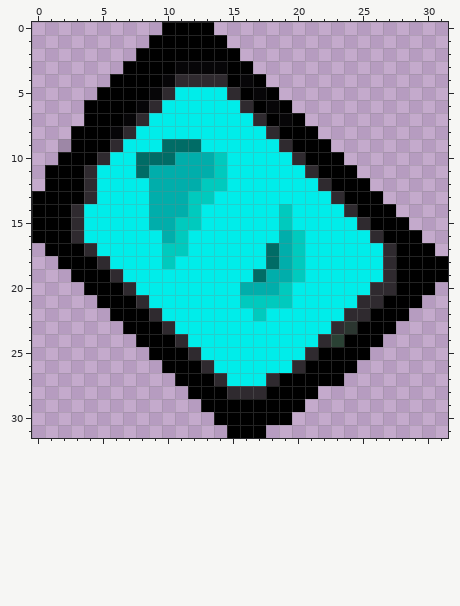
Two states of a pixel-art sprite, Items/KilobyteShard.png. The first picture shows the starting point.
The file is 32x32 pixels. Pixels under 10% opacity are left out. Colours within 5 levels of each other are drawn and written as one.
Once edited:
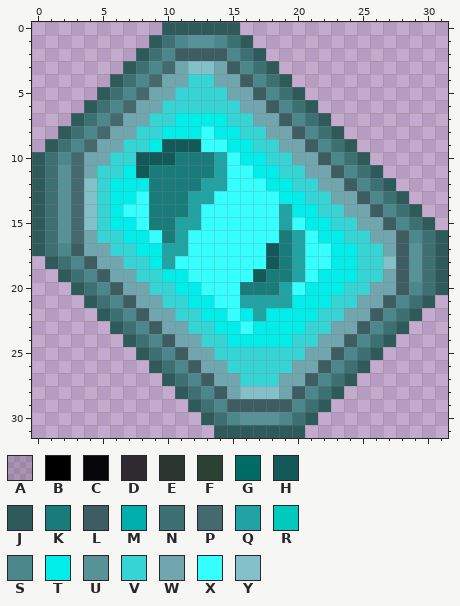
Palette (. is transparent): A #00000023  B #000000  C #070608  D #2f2a2f  E #2b3630  F #2a4134  G #006c66  H #135959  J #2e5a5c  K #1a7b7b  L #3e5d62  M #00aeab  N #3d7073  P #44696e  Q #22a3a3  R #00cabe  S #4c878c  T #00edea  U #589299  V #36d4d5  W #72a6af  X #36ffff  Y #84c0ca
Difference:
Changed rows in their new state; - is an unchanged pixel.
first column x 0:
 0 ----------JJJJJJ----------------
 1 ---------JNSUUSNJ---------------
 2 --------JNSLLLLSNJ--------------
 3 -------JNSPWYYWLSNJ-------------
 4 ------JNSPWWVVWWLSNJ------------
 5 -----JNSPWWVVVVWWLSNJ-----------
 6 ----JNSPWWVVVVVVWWLSNJ----------
 7 ---JNSPWWVV----VVWWLSNJ---------
 8 --JNSPWWVV---X--VVWWLSNJ--------
 9 -JNSPWWVV-HHHXX--VVWWLSNJ-------
10 JNSPWWVVHHHKKKQX--VVWWLSNJ------
11 JNUPWVV-HKKKKKQXX--VVWWLSNJ-----
12 JNUPYV---KKKKQQXXX--VVWWLSNJ----
13 JNUPYV--XKKKQQXXXXX--VVWWLSNJ---
14 JNUPYV-XXKKKQXXXXXXQ--VVWWLSNJ--
15 JNUPYV--XKKQQXXXXXXQX--VVWWLSNJ-
16 JNUPWVV--XKQXXXXXXXKQX--VVWWLSNJ
17 JNSLWWVV--QQXXXXXXHKQXX--VVWLUNJ
18 -JNSLWWVV-QXXXXXXXHKQXX--VVYLUNJ
19 --JNSLWWVV--XXXXXHKKQX---VVWLUNJ
20 ---JNSLWWVV--XXXKKKQX---VVWWLSNJ
21 ----JNSLWWVV--XXQQQQ---VVWWLSNJ-
22 -----JNSLWWVV--X-Q----VVWWLSNJ--
23 ------JNSLWWVV--X----VVWWLSNJ---
24 -------JNSLWWVV-----VVWWLSNJ----
25 --------JNSLWWVVVVVVVWWLSNJ-----
26 ---------JNSLWWVVVVVWWLSNJ------
27 ----------JNSLWWVVVWWLSNJ-------
28 -----------JNSLWYYYWLSNJ--------
29 ------------JNSLLLLLSNJ---------
30 -------------JNSUUUSNJ----------
31 --------------JJJJJJJ-----------
